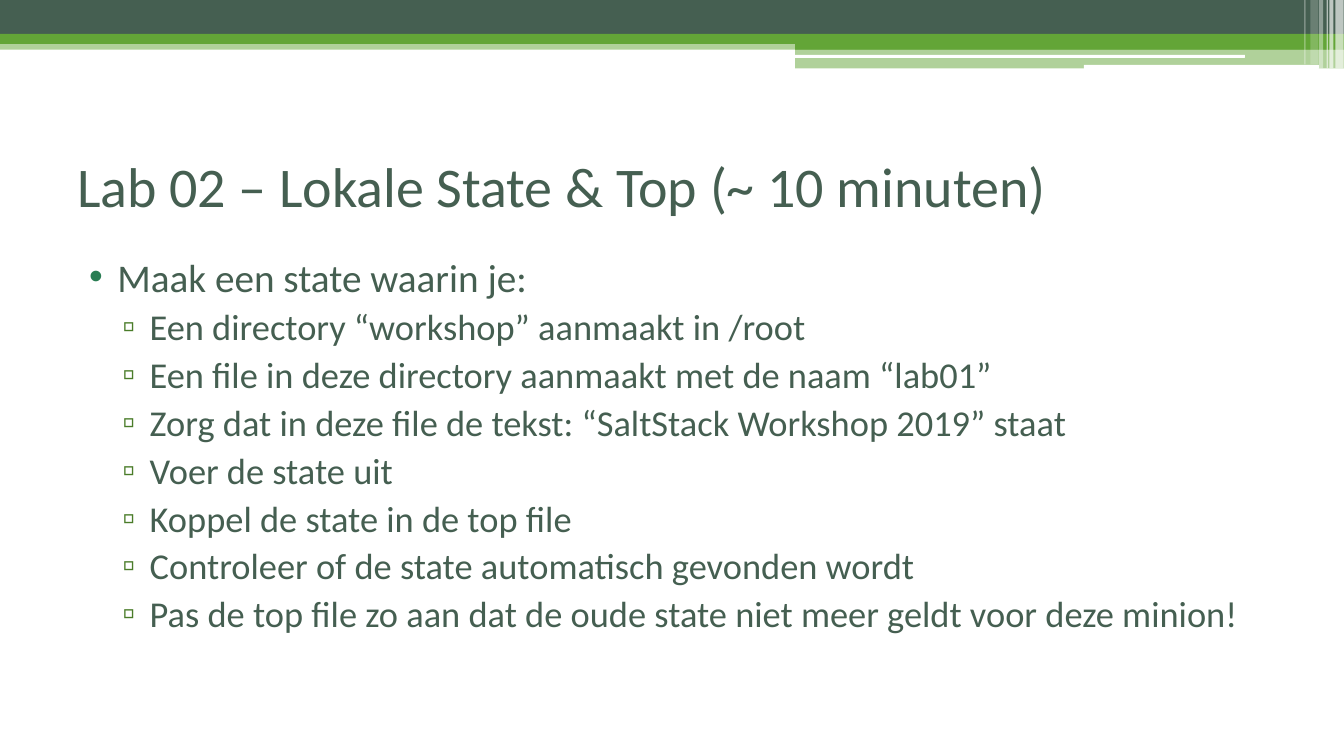
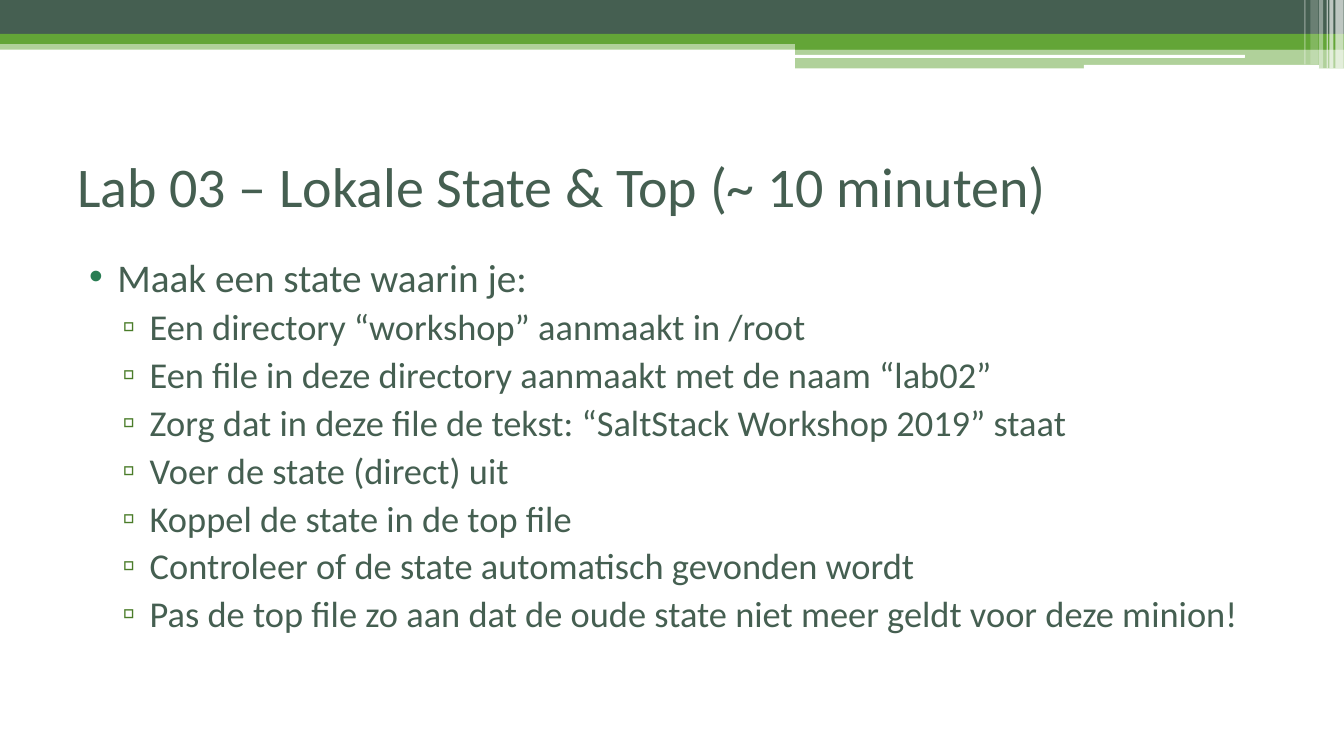
Before and after one commit to FireDrunk/salt-training, a slide deck: slide 17 of presentation.pptx (slide 16 before the commit). Drawn at 1344x756 pixels with LibreOffice and Linux fonts; fonts in the diff are those of the drawing. Boxes give left, top, right and bottom in pixels: in the first picture for what was removed or moved away, otherwise in the second. Text is boxed around its words. In the diff, an @@ line names an element or a change of style, - is before the commit and + after.

```diff
--- a/presentation.pptx
+++ b/presentation.pptx
@@ title at [77, 166, 1046, 216]: text changed @@
-Lab 02 – Lokale State & Top (~ 10 minuten)
+Lab 03 – Lokale State & Top (~ 10 minuten)
@@ text at [150, 362, 991, 394]: text changed @@
-  ▫ Een file in deze directory aanmaakt met de naam “lab01”
+  ▫ Een file in deze directory aanmaakt met de naam “lab02”
@@ text at [150, 457, 509, 489]: text changed @@
-  ▫ Voer de state uit
+  ▫ Voer de state (direct) uit
```
Also in this commit, not shown: 4 other slides changed, 4 slides added, 1 slide removed, 11 other files.
